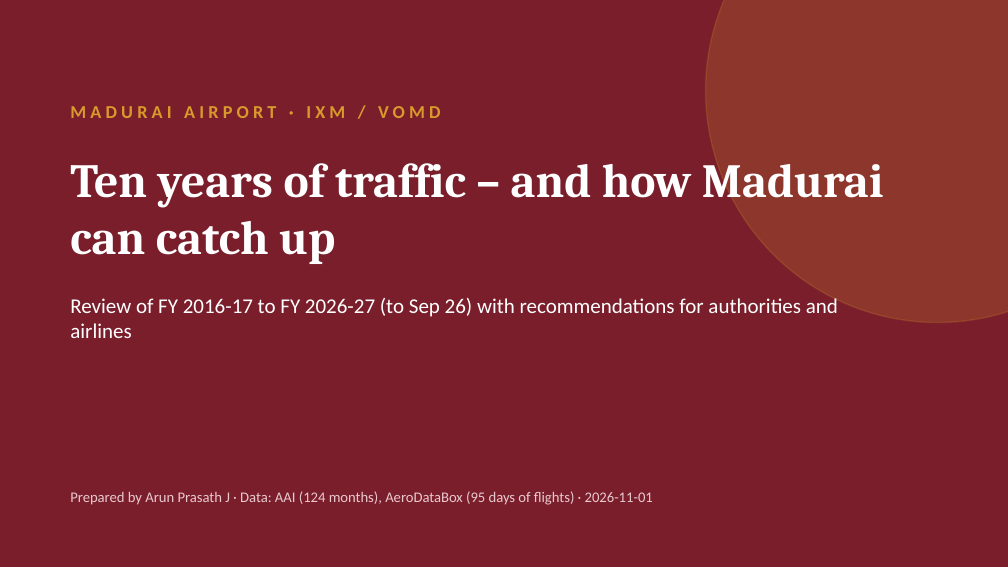
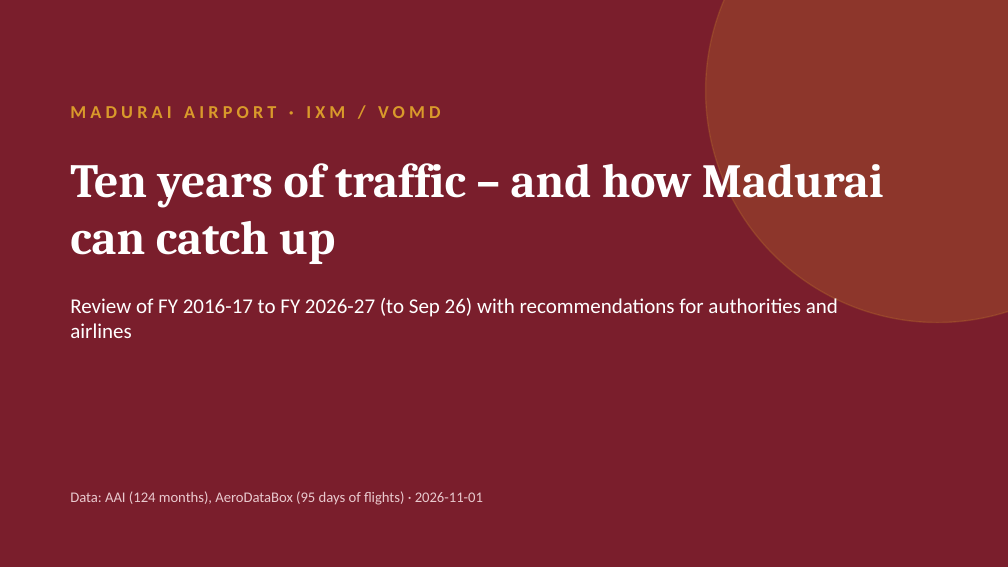
Before and after one commit to jarunprasath/madurai-airport-tracker, a slide deck: slide 1 of reports/IXM_10_year_review.pptx. Drawn at 1008x567 pixels with LibreOffice and Linux fonts; fonts in the diff are those of the drawing. Boxes give left, top, right and bottom in pixels: in the first picture for what was removed or moved away, otherwise in the second. Text is boxed around its words. In the diff, an @@ line names an element or a change of style, - is before the commit and + after.

```diff
--- a/reports/IXM_10_year_review.pptx
+++ b/reports/IXM_10_year_review.pptx
@@ text at [70, 491, 483, 505]: text changed @@
-Prepared by Arun Prasath J · Data: AAI (124 months), AeroDataBox (95 days of flights) · 2026-11-01
+Data: AAI (124 months), AeroDataBox (95 days of flights) · 2026-11-01
```
Also in this commit, not shown: 21 other slides changed, 2 other files.
